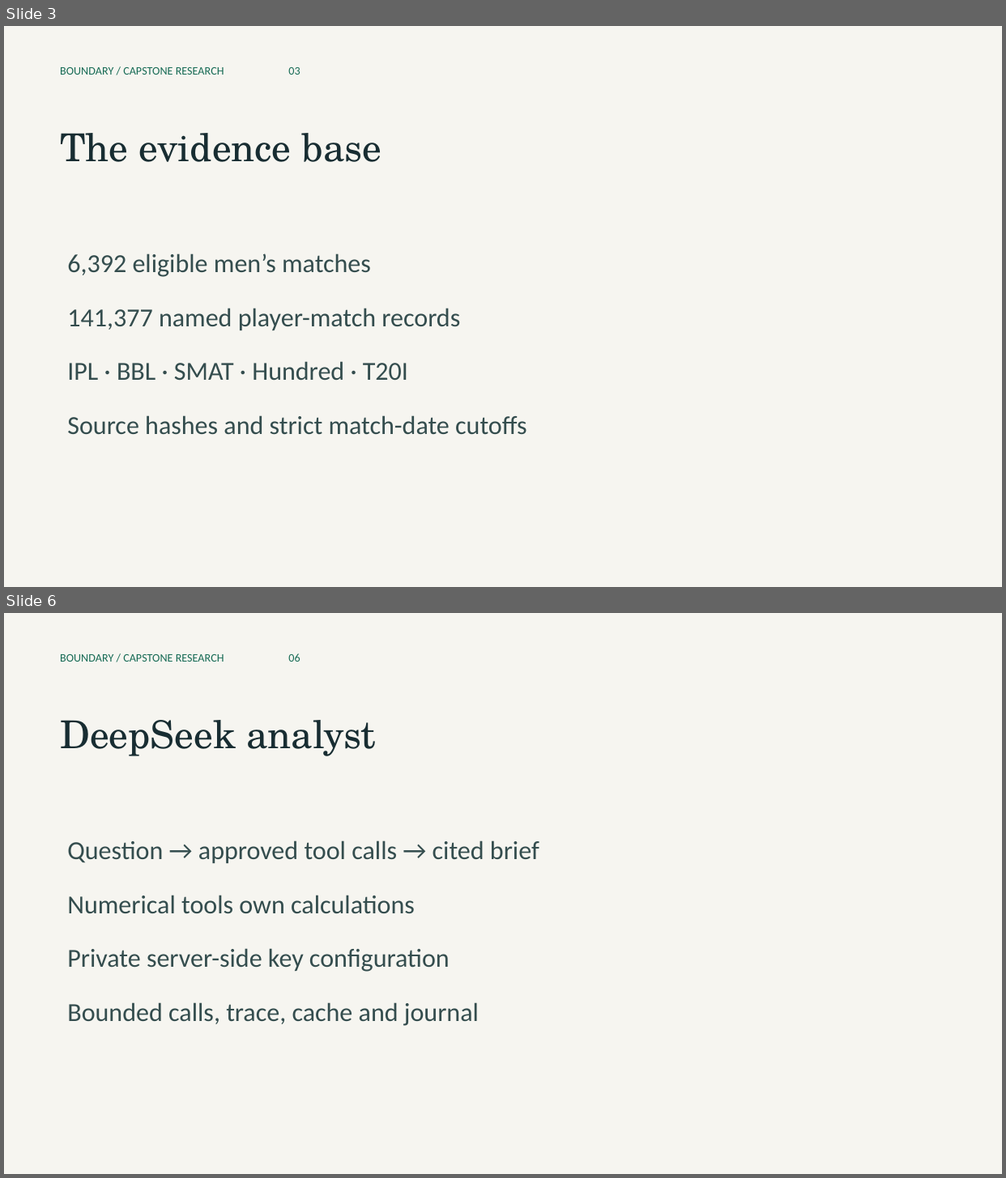
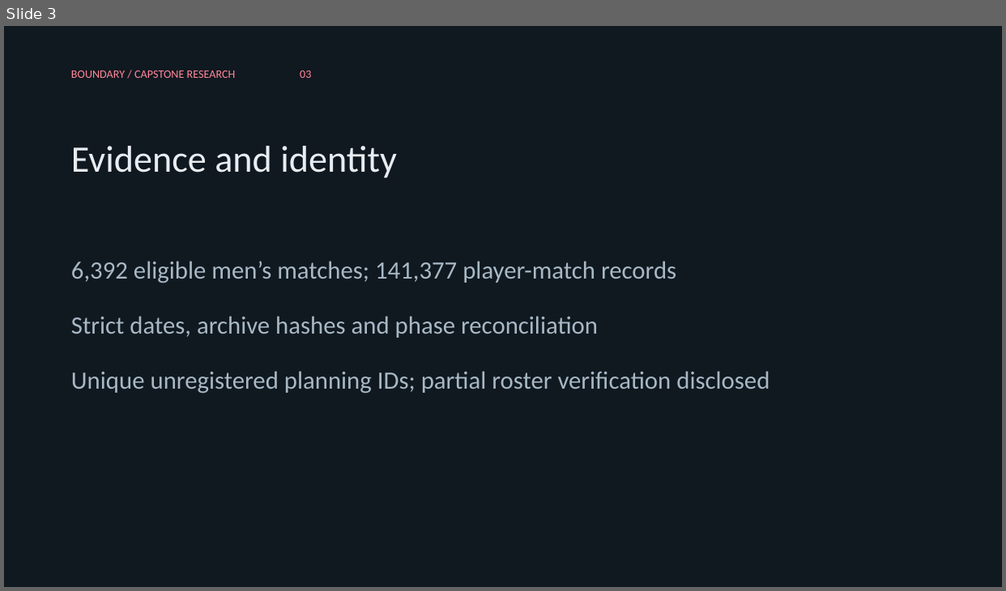
Before and after one commit to br-abishek-07/boundary-cricket-capstone, a slide deck: docs/Capstone_Presentation.pptx. Shown one above the other, each under a label of ours: slides 3 and 6 before the commit, slide 3 after it; the slides between them are not shown. The pictures are 1006x1178 and 1006x591 pixels, drawn with LibreOffice and Linux fonts; fonts in the diff are those of the drawing. Boxes give left, top, right and bottom in pixels: in the first picture for what was removed or moved away, otherwise in the second. Text is boxed around its words. In the diff, an @@ line names an element or a change of style, - is before the commit and + after.

Commit message:
Correct evidence integrity, supported XI workloads and grounded agent; add franchise themes
Preserve player identities and raw totals, correct phase filters, enforce complete bowling allocation, isolate private-session records, and gate research forecasts against the learned chase baseline. Add bundled marks, franchise accents and Light/Dark appearance.

Validation: 31 core regressions, 41 UI workflow checks and 5 local Chromium checks. Live provider quality and full current squad verification remain disclosed limits.

```diff
--- a/docs/Capstone_Presentation.pptx
+++ b/docs/Capstone_Presentation.pptx
@@ slide 6 removed at [4, 613, 1002, 1174], background #F6F5F0 @@
@@ text removed at [60, 653, 300, 662] @@
-BOUNDARY / CAPSTONE RESEARCH 06
@@ text removed at [60, 720, 376, 756] @@
-DeepSeek analyst
@@ text removed at [67, 841, 539, 1026] @@
-Question → approved tool calls → cited brief
-Numerical tools own calculations
-Private server-side key configuration
-Bounded calls, trace, cache and journal
@@ slide 3 changed as well @@
@@ background #F6F5F0 to #101820 @@
@@ text "BOUNDARY / CAPSTONE RESEARCH 03": place and size @@
-text "BOUNDARY / CAPSTONE RESEARCH 03" at [60, 67, 300, 75]
+text "BOUNDARY / CAPSTONE RESEARCH 03" at [71, 71, 311, 78]
@@ text "BOUNDARY / CAPSTONE RESEARCH 03" at [71, 71, 311, 78]: text colour #176B55 to #FF8798; more space between paragraphs @@
@@ text at [71, 146, 397, 178]: text changed; size 37 to 36 pt; font TeX Gyre Schola to Calibri; text colour #182D32 to #E8EDF1 @@
-The evidence base
+Evidence and identity
@@ text at [71, 261, 769, 394]: text changed; size 25 to 24 pt; text colour #344D4E to #A8B8C5 @@
-6,392 eligible men’s matches
-141,377 named player-match records
-IPL · BBL · SMAT · Hundred · T20I
-Source hashes and strict match-date cutoffs
+6,392 eligible men’s matches; 141,377 player-match records
+Strict dates, archive hashes and phase reconciliation
+Unique unregistered planning IDs; partial roster verification disclosed
```
Also in this commit, not shown: 9 slides added, 8 other slides removed, 52 other files.
